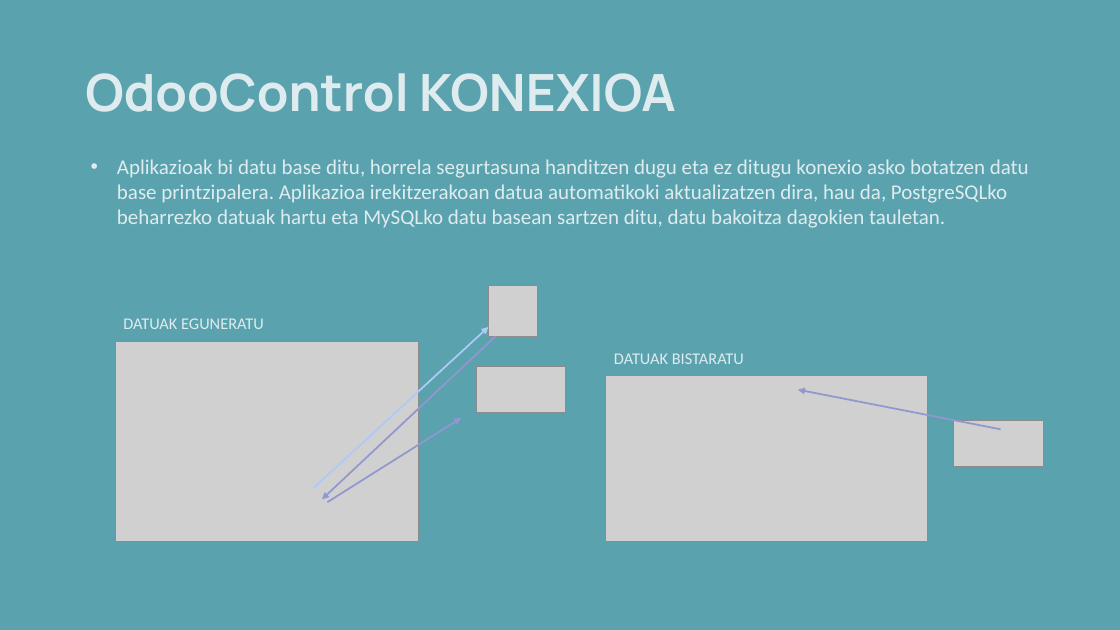
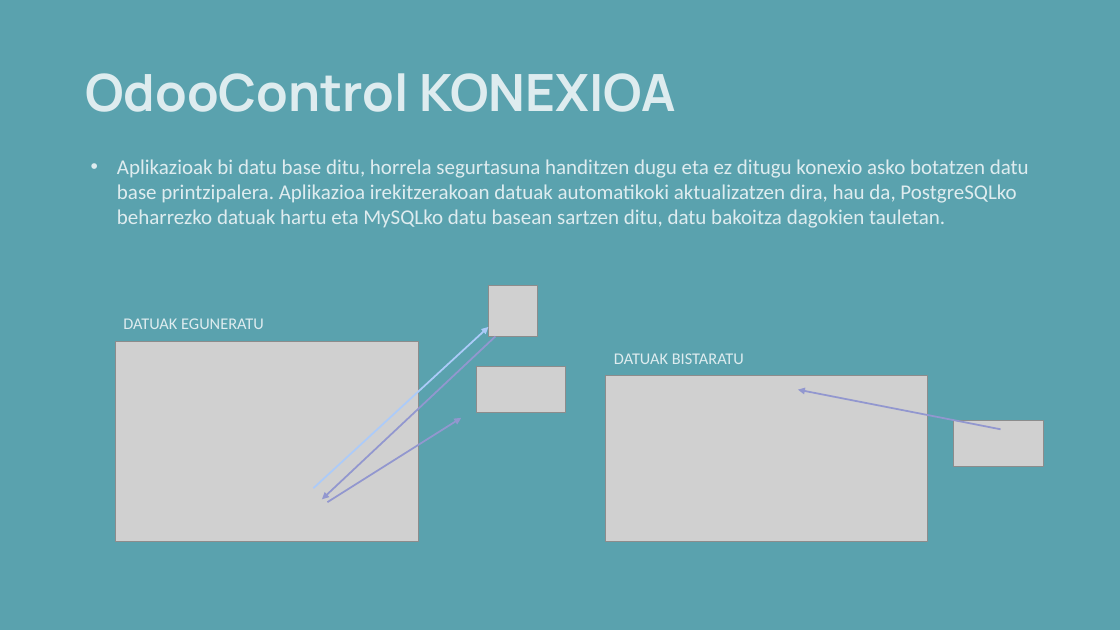
Before and after one commit to anderibanez123/ERRONKA-TSB-RETURNS, a slide deck: slide 11 of 10- Aukezpena/TSB ENPRESA.pptx. Drawn at 1120x630 pixels with LibreOffice and Linux fonts; fonts in the diff are those of the drawing; grey boxes stand for pictures; background and template pictures are left out. Boxes give left, top, right and bottom in pixels: in the first picture for what was removed or moved away, otherwise in the second. Text is boxed around its words. In the diff, an @@ line names an element or a change of style, - is before the commit and + after.

```diff
--- a/10- Aukezpena/TSB ENPRESA.pptx
+++ b/10- Aukezpena/TSB ENPRESA.pptx
@@ text at (117, 159, 1029, 228): text changed @@
-• Aplikazioak bi datu base ditu, horrela segurtasuna handitzen dugu eta ez ditugu konexio asko botatzen datu base printzipalera. Aplikazioa irekitzerakoan datua automatikoki aktualizatzen dira, hau da, PostgreSQLko beharrezko datuak hartu eta MySQLko datu basean sartzen ditu, datu bakoitza dagokien tauletan.
+• Aplikazioak bi datu base ditu, horrela segurtasuna handitzen dugu eta ez ditugu konexio asko botatzen datu base printzipalera. Aplikazioa irekitzerakoan datuak automatikoki aktualizatzen dira, hau da, PostgreSQLko beharrezko datuak hartu eta MySQLko datu basean sartzen ditu, datu bakoitza dagokien tauletan.
```
Also in this commit, not shown: 1 other slide changed, 6 slides added.
